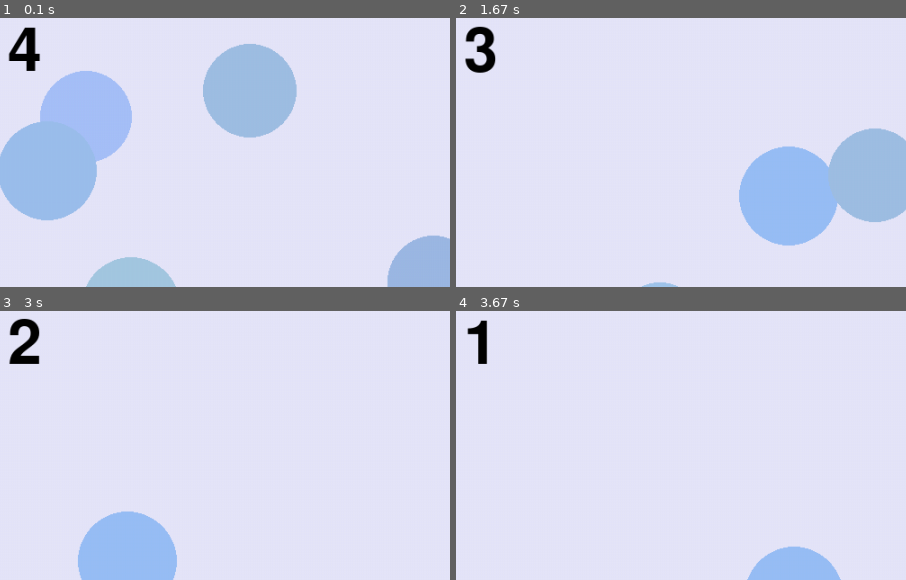
Above: before the commit, frames 1-4 (two rows, left to right).
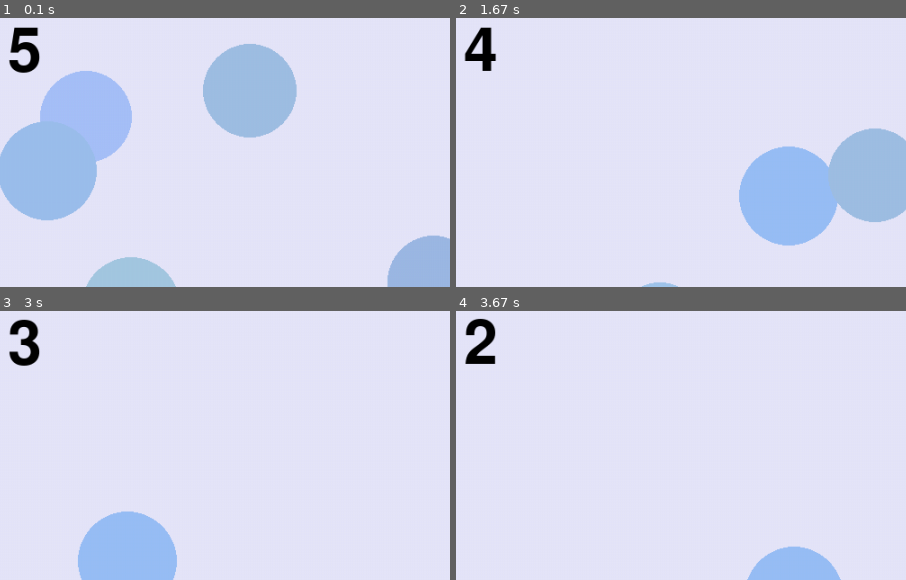
Above: after the commit, the same moments.

Repository: rhit-catapult/pygameproject-caffeinerush
Game: pygame game, started from Task 2.py
Same seed, same stepped clock (60 frames per second), same inputs: the game is played once before the commit and once after it.
Inputs (mouse positions are % of the whole screen's width and height, from its top left):
- Up to frame 1 (0.1 s): no input
- Up to frame 2 (1.67 s): click (50, 50) at 0.38 s; click (60, 72) at 0.72 s; click (87, 85) at 1.05 s; click (45, 76) at 1.38 s
- Up to frame 3 (3 s): click (50, 62) at 1.72 s; click (85, 76) at 2.55 s
- Up to frame 4 (3.67 s): click (72, 25) at 3.22 s
The pictures show only the part of the screen within x 3-53%, y 2-52%; the shares and areas given below are measured in that part.

The runs differ from the first frame. In frame 1, 0.7% of the frame differs, in the area x 1-9%, y 3-21%; in frame 2, 0.7%, in the area x 1-9%, y 2-21%; in frame 3, 0.5%; in frame 4, 0.7%.

Commit message:
test commit

Diff:
--- a/Task 2.py
+++ b/Task 2.py
@@ -53,7 +53,7 @@
     text_color = (0, 0, 0)
     screen_width = 1000
     screen_height = 600
-    countdown_seconds = 5
+    countdown_seconds = 6
     start_time = pygame.time.get_ticks()  # Get initial time in milliseconds
     timer_font = pygame.font.Font(None, 100)
     timer_text = ""
